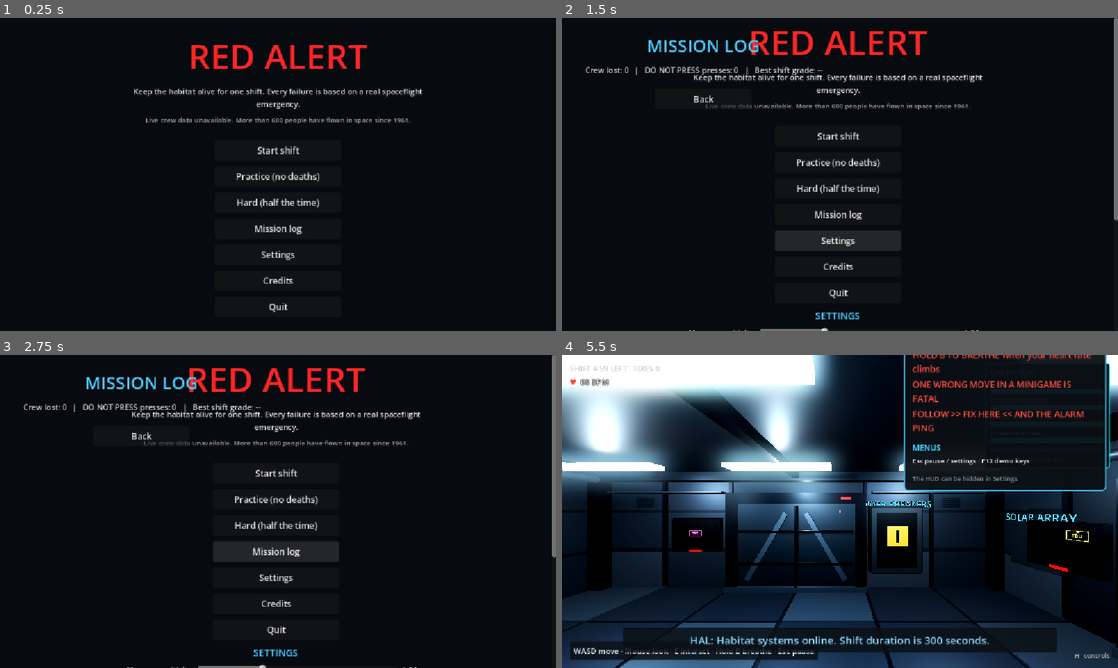
Above: before the commit, frames 1-4 (two rows, left to right).
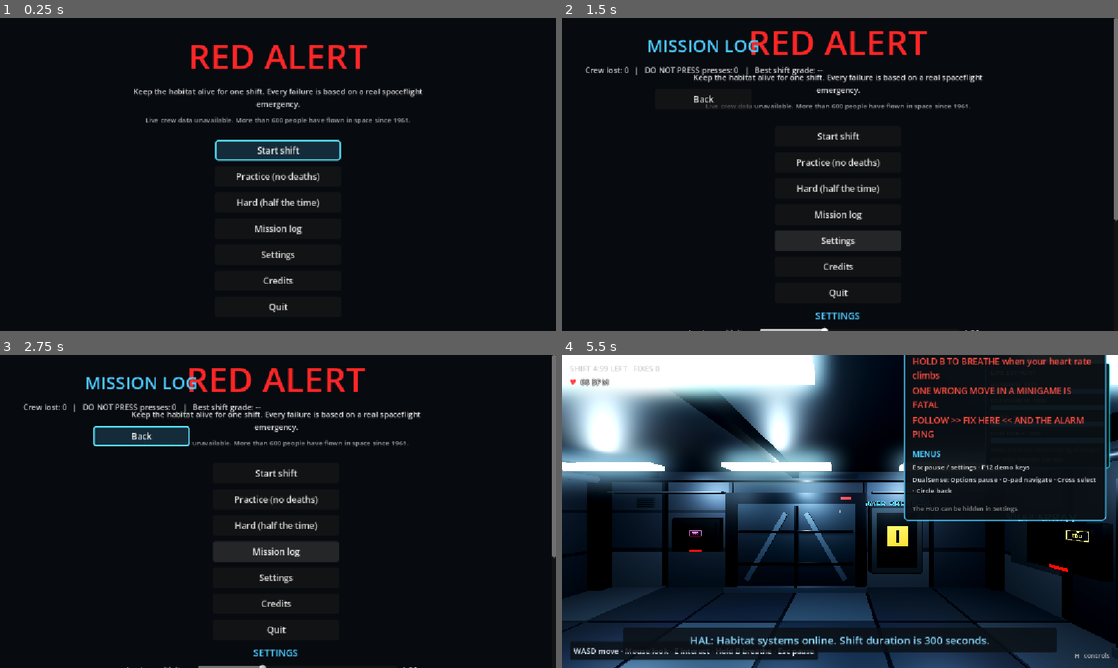
Above: after the commit, the same moments.

Repository: CrawfishChowder/GDSCHackathon
Game: Godot game, scene res://scenes/ui/title_screen.tscn
Same seed, same stepped clock (60 frames per second), same inputs: the game is played once before the commit and once after it.
Inputs (mouse positions are in pixels of both pictures, inside the frame that each line leads up to):
- Up to frame 1 (0.25 s): no input
- Up to frame 2 (1.5 s): click "Mission log" at 0.5 s; click "Settings" at 1.25 s
- Up to frame 3 (2.75 s): click "Mission log" at 2 s
- Up to frame 4 (5.5 s): click "Settings" at 2.75 s; click "Credits" at 3.5 s; click "Start shift" at 4.25 s; tap Enter (ui_accept) at 5 s; move the mouse to (962, 495) at 5.02 s; hold D (move_right) from 5.03 s (still down); hold B (breathe) from 5.03 s (still down); tap Space (jump) at 5.27 s; tap E (interact) at 5.3 s

The runs differ from the first frame. In frame 1, 1.5% of the frame differs, in the area x 38-62%, y 38-46%; in frame 2, less than 0.1%; in frame 3, 1.1%; in frame 4, 5.6%, in the area x 61-98%, y 0-54%.

Commit message:
Add PS5 DualSense controller support

Diff:
--- a/red-alert/project.godot
+++ b/red-alert/project.godot
@@ -17,6 +17,7 @@
 
 [autoload]
 
+ControllerSupport="*res://scripts/systems/controller_support.gd"
 SaveData="*res://scripts/systems/save_data.gd"
 Settings="*res://scripts/systems/settings.gd"
 MalfunctionManager="*res://scripts/systems/malfunction_manager.gd"
--- a/red-alert/scripts/minigames/co2_adapter.gd
+++ b/red-alert/scripts/minigames/co2_adapter.gd
@@ -85,6 +85,7 @@
 		btn.pressed.connect(press_step.bind(step_idx))
 		btn_box.add_child(btn)
 		_buttons.append(btn)
+	ControllerSupport.focus_buttons(self, true)
 
 
 func _unhandled_input(event: InputEvent) -> void:
--- a/red-alert/scripts/minigames/dust_storm_power.gd
+++ b/red-alert/scripts/minigames/dust_storm_power.gd
@@ -20,7 +20,7 @@
 	if content == null:
 		content = VBoxContainer.new(); add_child(content)
 
-	add_instruction(content, "Drag the sliders so every system is at or above its minimum and the total is 90 or less, then ENGAGE.")
+	add_instruction(content, "Drag or use the D-pad to set every system above its minimum and total at 90 or less, then ENGAGE.")
 
 	var panel: PanelContainer = get_node_or_null("MinigamePanel") as PanelContainer
 	if panel != null:
@@ -79,6 +79,7 @@
 	content.add_child(engage_btn)
 
 	_update_ui()
+	ControllerSupport.focus_buttons(self, true)
 
 
 func _unhandled_input(event: InputEvent) -> void:
--- a/red-alert/scripts/minigames/minigame.gd
+++ b/red-alert/scripts/minigames/minigame.gd
@@ -113,7 +113,7 @@
 
 	var hint_label := Label.new()
 	hint_label.name = "HintLabel"
-	hint_label.text = "Esc to close · keyboard shortcuts shown in [brackets]"
+	hint_label.text = "Esc / Circle to close · D-pad and Cross select · keyboard shortcuts in [brackets]"
 	hint_label.horizontal_alignment = HORIZONTAL_ALIGNMENT_CENTER
 	hint_label.add_theme_font_size_override("font_size", 14)
 	hint_label.add_theme_color_override("font_color", Color(0.6, 0.6, 0.6))
--- a/red-alert/scripts/minigames/o2_keypad.gd
+++ b/red-alert/scripts/minigames/o2_keypad.gd
@@ -83,6 +83,7 @@
 		grid.add_child(btn)
 
 	content.add_child(grid)
+	ControllerSupport.focus_buttons(self, true)
 
 
 func _unhandled_input(event: InputEvent) -> void:
--- a/red-alert/scripts/minigames/reactor_sequence.gd
+++ b/red-alert/scripts/minigames/reactor_sequence.gd
@@ -58,6 +58,7 @@
 			sequence.append(randi_range(0, 3))
 
 	_play_sequence()
+	ControllerSupport.focus_buttons(self, true)
 
 
 func press(index: int) -> void:
--- a/red-alert/scripts/player/first_person_controller.gd
+++ b/red-alert/scripts/player/first_person_controller.gd
@@ -14,6 +14,8 @@
 @export_range(1.0, 60.0, 0.5) var look_smoothing: float = 30.0
 @export_range(16.0, 512.0, 1.0) var max_mouse_delta: float = 256.0
 @export_range(0.1, 2.0, 0.05) var capture_probe_seconds: float = 0.6
+@export_range(0.05, 0.5, 0.01) var stick_deadzone: float = 0.18
+@export_range(0.5, 8.0, 0.1) var stick_look_speed: float = 3.0
 
 @onready var head: Node3D = $Head
 @onready var camera: Camera3D = $Head/Camera3D
@@ -61,7 +63,7 @@
 
 
 func _unhandled_input(event: InputEvent) -> void:
-	if event.is_action_pressed("ui_cancel"):
+	if event is InputEventKey and event.is_action_pressed("ui_cancel"):
 		_set_mouse_look_active(not _mouse_look_active)
 		get_viewport().set_input_as_handled()
 		return
@@ -78,6 +80,10 @@
 
 
 func _process(delta: float) -> void:
+	var stick := Vector2(Input.get_joy_axis(0, JOY_AXIS_RIGHT_X), Input.get_joy_axis(0, JOY_AXIS_RIGHT_Y))
+	if stick.length() > stick_deadzone:
+		var strength := (stick.length() - stick_deadzone) / (1.0 - stick_deadzone)
+		_apply_look_delta(stick.normalized() * strength * delta, stick_look_speed)
 	if _mouse_guard_frames > 0:
 		_mouse_guard_frames -= 1
 
@@ -265,9 +271,7 @@
 	if Input.is_action_just_pressed("jump") and is_on_floor():
 		velocity.y = jump_velocity
 
-	var input_vector := Input.get_vector(
-		"move_left", "move_right", "move_forward", "move_back"
-	)
+	var input_vector := Input.get_vector("move_left", "move_right", "move_forward", "move_back", 0.18)
 	var move_direction := (
 		transform.basis * Vector3(input_vector.x, 0.0, input_vector.y)
 	).normalized()
--- a/red-alert/scripts/player/interactor.gd
+++ b/red-alert/scripts/player/interactor.gd
@@ -6,6 +6,7 @@
 
 var _current_target: Node = null
 var _last_prompt: String = ""
+var _joy_interaction_held: bool = false
 
 
 func _ready() -> void:
@@ -18,6 +19,8 @@
 
 
 func _physics_process(_delta: float) -> void:
+	if _joy_interaction_held and not Input.is_action_pressed("interact"):
+		_joy_interaction_held = false
 	var new_target := _find_interactable(get_collider() as Node)
 	var new_prompt := _prompt_for(new_target)
 	if new_target != _current_target or new_prompt != _last_prompt:
@@ -27,7 +30,16 @@
 
 
 func _unhandled_input(event: InputEvent) -> void:
+	if (event is InputEventJoypadButton or event is InputEventJoypadMotion) and event.is_action_released("interact"):
+		if not Input.is_action_pressed("interact"):
+			_joy_interaction_held = false
+		return
 	if event.is_action_pressed("interact") and _current_target != null:
+		if event is InputEventJoypadButton or event is InputEventJoypadMotion:
+			if _joy_interaction_held:
+				get_viewport().set_input_as_handled()
+				return
+			_joy_interaction_held = true
 		_current_target.interact(owner)
 		get_viewport().set_input_as_handled()
 
--- /dev/null
+++ b/red-alert/scripts/systems/controller_support.gd
@@ -0,0 +1,45 @@
+extends Node
+
+# Godot's standard joypad layout maps DualSense face buttons to A/B/X/Y.
+func _enter_tree() -> void:
+	for axis: int in range(4):
+		var action: String = ["move_left", "move_right", "move_forward", "move_back"][axis]
+		var motion := InputEventJoypadMotion.new()
+		motion.axis = JOY_AXIS_LEFT_X if axis < 2 else JOY_AXIS_LEFT_Y
+		motion.axis_value = -1.0 if axis % 2 == 0 else 1.0
+		InputMap.action_add_event(action, motion)
+	for pair: Array in [["move_forward", JOY_BUTTON_DPAD_UP], ["move_back", JOY_BUTTON_DPAD_DOWN], ["move_left", JOY_BUTTON_DPAD_LEFT], ["move_right", JOY_BUTTON_DPAD_RIGHT], ["jump", JOY_BUTTON_X], ["interact", JOY_BUTTON_A], ["breathe", JOY_BUTTON_Y], ["ui_up", JOY_BUTTON_DPAD_UP], ["ui_down", JOY_BUTTON_DPAD_DOWN], ["ui_left", JOY_BUTTON_DPAD_LEFT], ["ui_right", JOY_BUTTON_DPAD_RIGHT], ["ui_accept", JOY_BUTTON_A], ["ui_cancel", JOY_BUTTON_B]]:
+		var button := InputEventJoypadButton.new()
+		button.button_index = pair[1]
+		InputMap.action_add_event(pair[0], button)
+	var trigger := InputEventJoypadMotion.new()
+	trigger.axis = JOY_AXIS_TRIGGER_RIGHT
+	trigger.axis_value = 1.0
+	InputMap.action_add_event("interact", trigger)
+	InputMap.add_action("controller_pause")
+	var options := InputEventJoypadButton.new()
+	options.button_index = JOY_BUTTON_START
+	InputMap.action_add_event("controller_pause", options)
+
+
+func focus_buttons(root: Node, grab_first: bool = false) -> void:
+	var first: Control
+	var pending: Array[Node] = [root]
+	while not pending.is_empty():
+		var node: Node = pending.pop_back()
+		if node is BaseButton or node is HSlider:
+			var control := node as Control
+			control.focus_mode = Control.FOCUS_ALL
+			var style := StyleBoxFlat.new()
+			style.bg_color = Color(0.08, 0.18, 0.24, 0.9)
+			style.border_color = Color(0.35, 0.9, 1.0)
+			style.set_border_width_all(3)
+			style.set_corner_radius_all(5)
+			control.add_theme_stylebox_override("focus", style)
+			if first == null and control.visible and (not node is BaseButton or not (node as BaseButton).disabled):
+				first = control
+		var children := node.get_children()
+		for i in range(children.size() - 1, -1, -1):
+			pending.append(children[i])
+	if grab_first and first != null:
+		first.grab_focus.call_deferred()
--- a/red-alert/scripts/ui/controls_panel.gd
+++ b/red-alert/scripts/ui/controls_panel.gd
@@ -48,10 +48,12 @@
 	_add_spacer(vbox, 4)
 	_add_heading(vbox, "MOVE")
 	_add_text(vbox, "WASD move · Mouse look · Space jump")
+	_add_text(vbox, "DualSense: left stick / D-pad move · right stick look · Square jump")
 
 	_add_spacer(vbox, 4)
 	_add_heading(vbox, "ACT")
 	_add_text(vbox, "E interact / sit / fix")
+	_add_text(vbox, "DualSense: Cross / R2 interact · Triangle breathe")
 	_add_text(vbox, "In minigames: number keys, Enter, Backspace (shown in [brackets])")
 
 	_add_spacer(vbox, 4)
@@ -64,6 +66,7 @@
 	_add_spacer(vbox, 4)
 	_add_heading(vbox, "MENUS")
 	_add_text(vbox, "Esc pause / settings · F12 demo keys")
+	_add_text(vbox, "DualSense: Options pause · D-pad navigate · Cross select · Circle back")
 
 	_add_spacer(vbox, 6)
 	_add_text(vbox, "The HUD can be hidden in Settings.", 13, Color(0.6, 0.6, 0.6))
--- a/red-alert/scripts/ui/credits_screen.gd
+++ b/red-alert/scripts/ui/credits_screen.gd
@@ -42,10 +42,9 @@
 
 
 func _unhandled_input(event: InputEvent) -> void:
-	if visible and event is InputEventKey and event.pressed and not event.echo:
-		if event.physical_keycode == KEY_ESCAPE or event.keycode == KEY_ESCAPE:
-			get_viewport().set_input_as_handled()
-			closed.emit()
+	if visible and event.is_action_pressed("ui_cancel"):
+		get_viewport().set_input_as_handled()
+		closed.emit()
 
 
 func full_text() -> String:
--- a/red-alert/scripts/ui/game_over.gd
+++ b/red-alert/scripts/ui/game_over.gd
@@ -86,6 +86,7 @@
 	btn.add_theme_font_size_override("font_size", 18); btn.process_mode = PROCESS_MODE_ALWAYS
 	btn.pressed.connect(func() -> void: if _seq_running: skip_sequence() else: _restart())
 	vbox.add_child(btn)
+	ControllerSupport.focus_buttons(self)
 
 func _add_full_rect(n: String, c: Color, mat: Material = null) -> ColorRect:
 	var r := _full_ctrl(ColorRect.new(), self) as ColorRect
@@ -119,6 +120,7 @@
 	var ml := _get_mission_log()
 	_lbls["lost"].text = "Crew lost on this station: %d" % ((ml.entries as Array).size() if ml and "entries" in ml else 1)
 	visible = true; get_tree().paused = true; Input.mouse_mode = Input.MOUSE_MODE_VISIBLE
+	ControllerSupport.focus_buttons(self, true)
 	_start_death_sequence()
 
 func _start_death_sequence() -> void:
--- a/red-alert/scripts/ui/minigame_host.gd
+++ b/red-alert/scripts/ui/minigame_host.gd
@@ -10,7 +10,7 @@
 
 
 func _unhandled_input(event: InputEvent) -> void:
-	if is_open() and event.is_action_pressed("ui_cancel"):
+	if is_open() and (event.is_action_pressed("ui_cancel") or event.is_action_pressed("controller_pause")):
 		close()
 		var vp := get_viewport()
 		if vp != null:
--- a/red-alert/scripts/ui/mission_log_screen.gd
+++ b/red-alert/scripts/ui/mission_log_screen.gd
@@ -18,10 +18,9 @@
 
 
 func _unhandled_input(event: InputEvent) -> void:
-	if visible and event is InputEventKey and event.pressed and not event.echo:
-		if event.physical_keycode == KEY_ESCAPE or event.keycode == KEY_ESCAPE:
-			get_viewport().set_input_as_handled()
-			closed.emit()
+	if visible and event.is_action_pressed("ui_cancel"):
+		get_viewport().set_input_as_handled()
+		closed.emit()
 
 
 func entry_count_shown() -> int:
--- a/red-alert/scripts/ui/pause_menu.gd
+++ b/red-alert/scripts/ui/pause_menu.gd
@@ -12,7 +12,8 @@
 
 
 func _unhandled_input(event: InputEvent) -> void:
-	if not event.is_action_pressed("ui_cancel"):
+	var escape_key := event is InputEventKey and event.is_action_pressed("ui_cancel")
+	if not escape_key and not event.is_action_pressed("controller_pause") and not (visible and event.is_action_pressed("ui_cancel")):
 		return
 
 	# Ignore if MinigameHost is open
@@ -34,7 +35,11 @@
 
 	get_viewport().set_input_as_handled()
 	if visible:
-		_resume()
+		if _settings_panel.visible and not event.is_action_pressed("controller_pause"):
+			_settings_panel.visible = false
+			ControllerSupport.focus_buttons(self, true)
+		else:
+			_resume()
 	else:
 		_open()
 
@@ -97,6 +102,7 @@
 	_controls_panel = ControlsPanel.new()
 	_controls_panel.visible = false
 	vbox.add_child(_controls_panel)
+	ControllerSupport.focus_buttons(vbox)
 
 
 func _add_btn(parent: Control, text: String, callback: Callable) -> Button:
@@ -119,6 +125,7 @@
 	visible = true
 	get_tree().paused = true
 	Input.mouse_mode = Input.MOUSE_MODE_VISIBLE
+	ControllerSupport.focus_buttons(self, true)
 
 
 func _resume() -> void:
@@ -132,7 +139,9 @@
 
 
 func _toggle_settings() -> void:
-	if _settings_panel != null: _settings_panel.visible = not _settings_panel.visible
+	if _settings_panel != null:
+		_settings_panel.visible = not _settings_panel.visible
+		if _settings_panel.visible: ControllerSupport.focus_buttons(_settings_panel, true)
 
 func _toggle_controls() -> void:
 	if _controls_panel != null: _controls_panel.toggle()
--- a/red-alert/scripts/ui/settings_panel.gd
+++ b/red-alert/scripts/ui/settings_panel.gd
@@ -38,7 +38,7 @@
 	add_child(title)
 
 	_sens_slider = HSlider.new(); _sens_val_label = Label.new()
-	_add_slider_row("Mouse sensitivity", _sens_slider, _sens_val_label, 0.3, 2.5, 0.05, _on_sens_changed)
+	_add_slider_row("Look sensitivity", _sens_slider, _sens_val_label, 0.3, 2.5, 0.05, _on_sens_changed)
 	_invert_btn = CheckButton.new()
 	_add_check_button(_invert_btn, "Invert Y", _on_invert_toggled)
 	_motion_btn = CheckButton.new()
--- a/red-alert/scripts/ui/shift_complete.gd
+++ b/red-alert/scripts/ui/shift_complete.gd
@@ -73,6 +73,7 @@
 	_flash_rect.set_anchors_preset(Control.PRESET_FULL_RECT)
 	_flash_rect.mouse_filter = Control.MOUSE_FILTER_IGNORE
 	add_child(_flash_rect)
+	ControllerSupport.focus_buttons(self)
 
 func _create_label(parent: Control, text: String, font_size: int, color: Color) -> Label:
 	var label := Label.new()
@@ -94,6 +95,7 @@
 	visible = true
 	get_tree().paused = true
 	Input.mouse_mode = Input.MOUSE_MODE_VISIBLE
+	ControllerSupport.focus_buttons(self, true)
 	_flash_rect.color.a = 0.4
 	var tw := create_tween().set_pause_mode(Tween.TWEEN_PAUSE_PROCESS)
 	tw.tween_property(_flash_rect, "color:a", 0.0, 0.5)
--- a/red-alert/scripts/ui/title_screen.gd
+++ b/red-alert/scripts/ui/title_screen.gd
@@ -19,6 +19,7 @@
 	var pis := get_node_or_null("/root/PeopleInSpace")
 	if pis != null and pis.has_signal("loaded"):
 		pis.loaded.connect(func(_cnt: int, _names: Array) -> void: _update_people())
+	ControllerSupport.focus_buttons(self, true)
 
 
 func _build_ui() -> void:
@@ -89,7 +90,7 @@
 		_mission_log_screen = mls_script.new()
 		_mission_log_screen.visible = false
 		if _mission_log_screen.has_signal("closed"):
-			_mission_log_screen.connect("closed", func() -> void: _mission_log_screen.visible = false)
+			_mission_log_screen.connect("closed", func() -> void: _mission_log_screen.visible = false; ControllerSupport.focus_buttons(self, true))
 		add_child(_mission_log_screen)
 
 	var cs_script := load("res://scripts/ui/credits_screen.gd") as GDScript
@@ -97,7 +98,7 @@
 		_credits_screen = cs_script.new()
 		_credits_screen.visible = false
 		if _credits_screen.has_signal("closed"):
-			_credits_screen.connect("closed", func() -> void: _credits_screen.visible = false)
+			_credits_screen.connect("closed", func() -> void: _credits_screen.visible = false; ControllerSupport.focus_buttons(self, true))
 		add_child(_credits_screen)
 
 
@@ -117,16 +118,19 @@
 		if _mission_log_screen.has_method("refresh"):
 			_mission_log_screen.call("refresh")
 		_mission_log_screen.visible = true
+		ControllerSupport.focus_buttons(_mission_log_screen, true)
 
 
 func _open_credits() -> void:
 	if _credits_screen != null:
 		_credits_screen.visible = true
+		ControllerSupport.focus_buttons(_credits_screen, true)
 
 
 func _toggle_settings() -> void:
 	if _settings_panel != null:
 		_settings_panel.visible = not _settings_panel.visible
+		if _settings_panel.visible: ControllerSupport.focus_buttons(_settings_panel, true)
 
 
 func _start_shift(mode: String) -> void:
--- /dev/null
+++ b/red-alert/tests/test_controller_support.gd
@@ -0,0 +1,72 @@
+extends SceneTree
+
+class Target:
+	extends Node
+	var count: int = 0
+	func interact(_by: Node) -> void:
+		count += 1
+
+
+func _initialize() -> void:
+	await process_frame
+	var cross := InputEventJoypadButton.new()
+	cross.button_index = JOY_BUTTON_A
+	cross.pressed = true
+	var square := InputEventJoypadButton.new()
+	square.button_index = JOY_BUTTON_X
+	square.pressed = true
+	var options := InputEventJoypadButton.new()
+	options.button_index = JOY_BUTTON_START
+	options.pressed = true
+	var r2 := InputEventJoypadMotion.new()
+	r2.axis = JOY_AXIS_TRIGGER_RIGHT
+	r2.axis_value = 1.0
+	var left := InputEventJoypadMotion.new()
+	left.axis = JOY_AXIS_LEFT_X
+	left.axis_value = -1.0
+	var dpad := InputEventJoypadButton.new()
+	dpad.button_index = JOY_BUTTON_DPAD_DOWN
+	dpad.pressed = true
+	if not cross.is_action_pressed("interact") or not cross.is_action_pressed("ui_accept"):
+		return _fail("Cross must interact and select")
+	if not r2.is_action_pressed("interact") or not square.is_action_pressed("jump"):
+		return _fail("R2 or Square action missing")
+	if not options.is_action_pressed("controller_pause"):
+		return _fail("Options pause action missing")
+	if not left.is_action_pressed("move_left") or not dpad.is_action_pressed("move_back") or not dpad.is_action_pressed("ui_down"):
+		return _fail("Stick or D-pad navigation missing")
+
+	var interactor := load("res://scripts/player/interactor.gd").new() as RayCast3D
+	var target := Target.new()
+	root.add_child(interactor)
+	root.add_child(target)
+	interactor.set("_current_target", target)
+	interactor._unhandled_input(cross)
+	interactor._unhandled_input(r2)
+	if target.count != 1:
+		return _fail("Cross and R2 triggered %d interactions" % target.count)
+	interactor.queue_free()
+	target.queue_free()
+
+	var title := (load("res://scenes/ui/title_screen.tscn") as PackedScene).instantiate()
+	root.add_child(title)
+	await process_frame
+	var focused := root.gui_get_focus_owner() as Button
+	if focused == null or focused.text != "Start shift":
+		return _fail("Title did not focus Start shift")
+	title.queue_free()
+	await process_frame
+
+	var dust := (load("res://scenes/minigames/dust_storm_power.tscn") as PackedScene).instantiate()
+	root.add_child(dust)
+	await process_frame
+	if not root.gui_get_focus_owner() is HSlider:
+		return _fail("Dust storm did not focus its first slider")
+	dust.queue_free()
+	print("PASS")
+	quit(0)
+
+
+func _fail(message: String) -> void:
+	print("FAIL: " + message)
+	quit(1)
Not shown, added: red-alert/scripts/systems/controller_support.gd.uid
Not shown, added: red-alert/tests/test_controller_support.gd.uid
